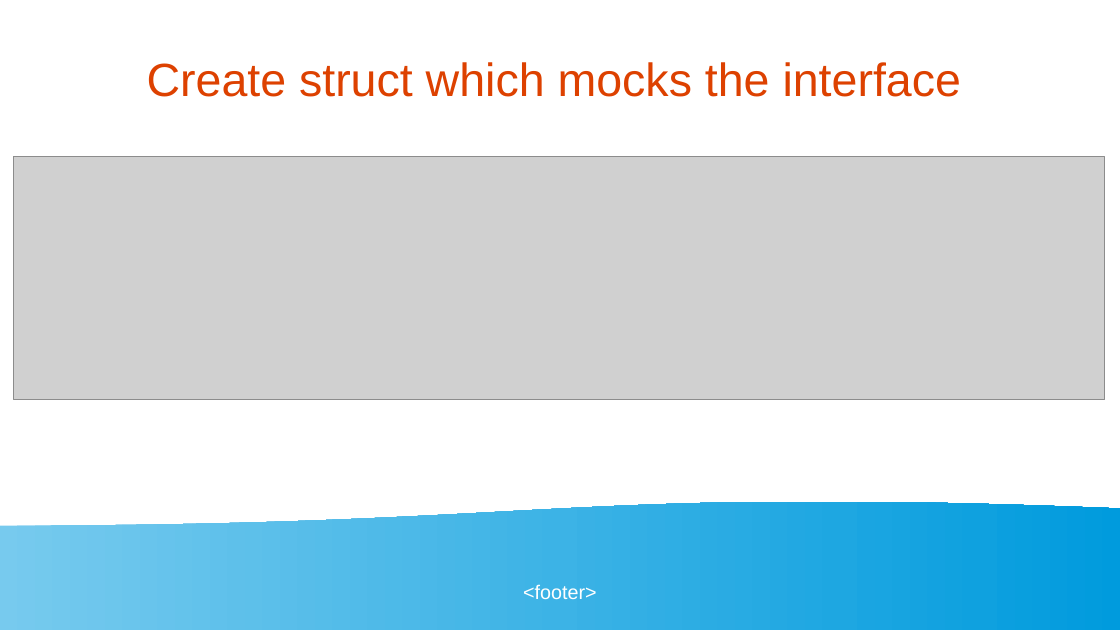
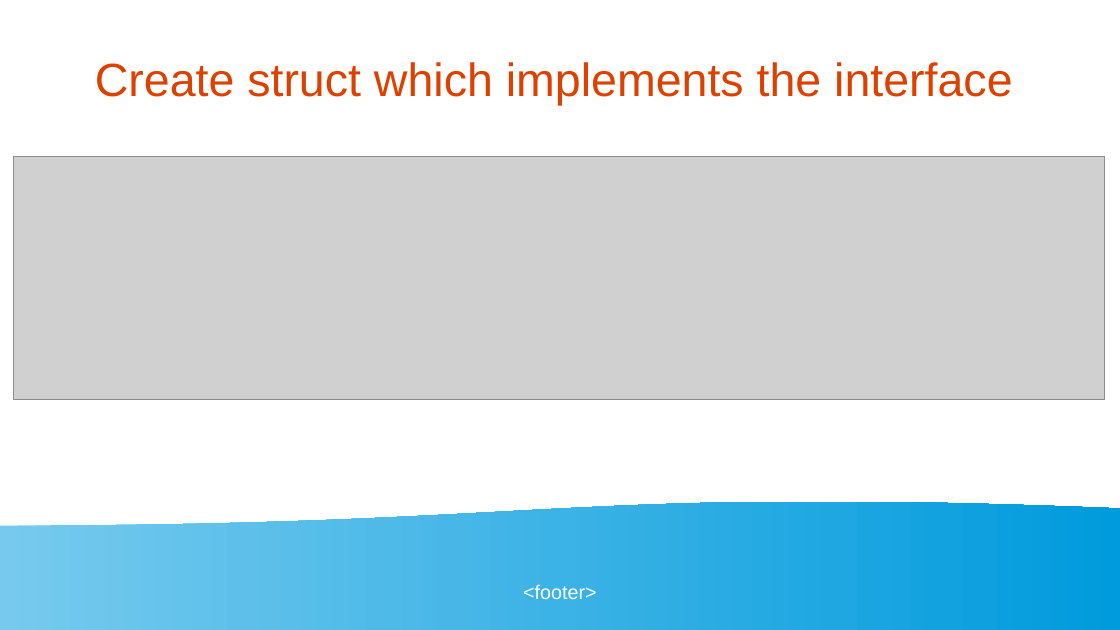
Before and after one commit to golangbot/gophercon-uk-2025-talk, a slide deck: slide 40 of Presentation.odp. Drawn at 1120x630 pixels with LibreOffice and Linux fonts; fonts in the diff are those of the drawing; grey boxes stand for pictures. Boxes give left, top, right and bottom in pixels: in the first picture for what was removed or moved away, otherwise in the second. Text is boxed around its words. In the diff, an @@ line names an element or a change of style, - is before the commit and + after.

```diff
--- a/Presentation.odp
+++ b/Presentation.odp
@@ title at (95,62,1012,105): text changed @@
-Create struct which mocks the interface
+Create struct which implements the interface
```
Also in this commit, not shown: 3 other slides changed, 2 slides added, 1 slide removed, 1 other file.
